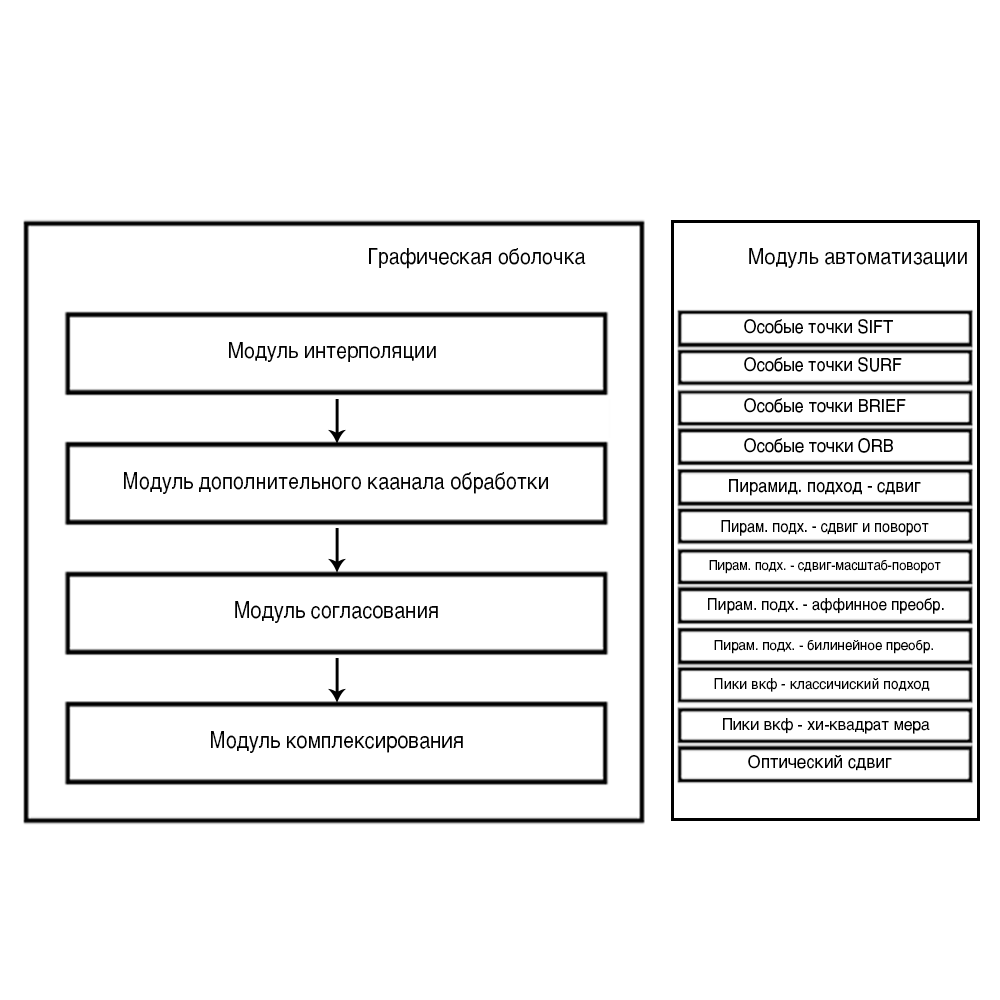
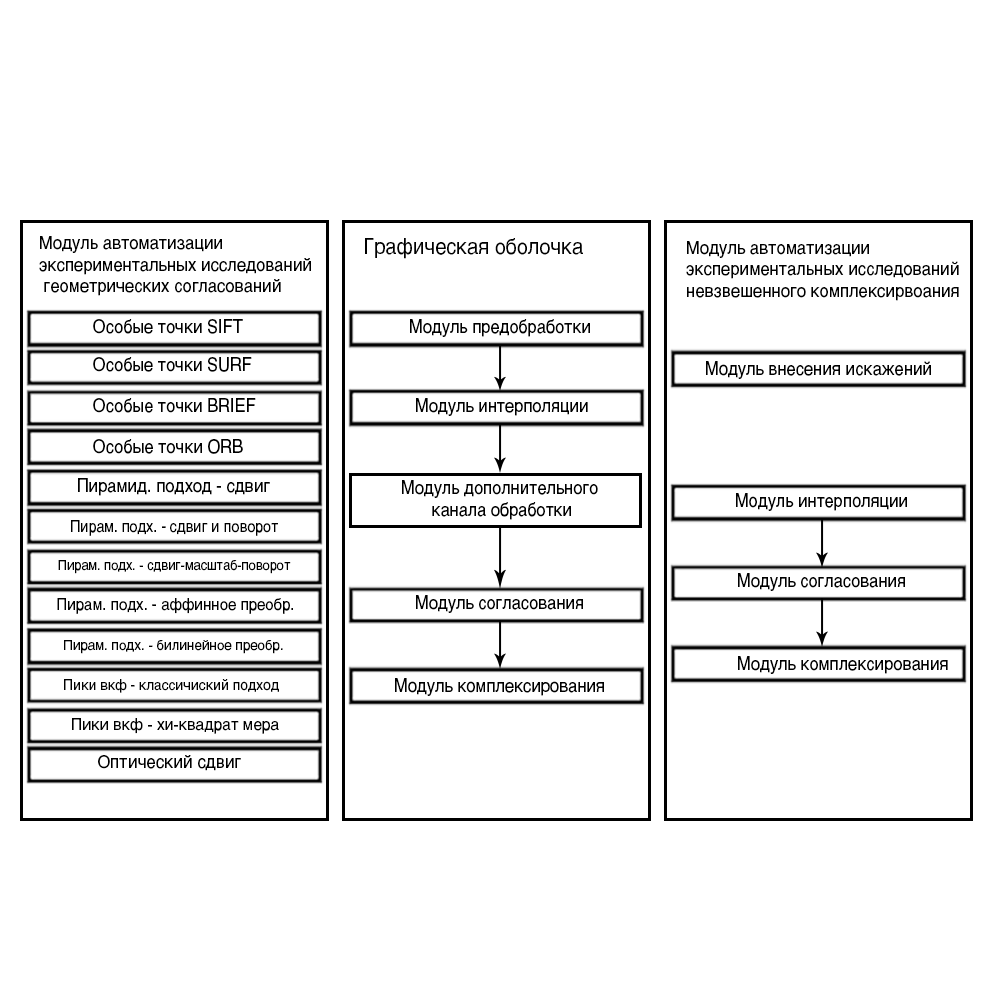
Two versions of the same layered image (w=1000, h=1000). Layer-by-layer changes:
removed group "Group 2" (26 layers) over left=671, top=220, right=980, bottom=821
added group "1" with 26 layers above "2" over left=20, top=220, right=329, bottom=821
moved "Rectangle 2 copy 11" into group "1", painted on it over left=24, top=743, right=974, bottom=784
moved "Rectangle 2 copy 10" into group "1", painted on it over left=24, top=705, right=974, bottom=745
moved "Rectangle 2 copy 9" into group "1", painted on it over left=24, top=665, right=974, bottom=705
moved "Rectangle 2 copy 8" into group "1", painted on it over left=24, top=626, right=974, bottom=667
moved "Rectangle 2 copy 7" into group "1", painted on it over left=24, top=584, right=974, bottom=626
moved "Rectangle 2 copy 6" into group "1", painted on it over left=24, top=546, right=974, bottom=587
moved "Rectangle 2 copy 4" into group "1", painted on it over left=24, top=467, right=974, bottom=509
moved "Rectangle 2 copy 3" (1st of 3, in "1") into group "1", painted on it over left=24, top=426, right=974, bottom=467
moved "Rectangle 2 copy" into group "1", painted on it over left=24, top=348, right=974, bottom=388
moved "Rectangle 2" (1st of 3, in "1") into group "1", painted on it over left=24, top=309, right=974, bottom=350
moved "Rectangle 1" (1st of 3, in "1") into group "1", painted on it over left=20, top=220, right=980, bottom=821
added group "2" with 16 layers above "3" over left=342, top=220, right=651, bottom=821
added layer "Rectangle 1" (2nd of 3, in "2") in group "2" over left=342, top=220, right=651, bottom=821
added group "3" with 12 layers above "Group 1" over left=664, top=220, right=973, bottom=821
added layer "Rectangle 1" (3rd of 3, in "3") in group "3" over left=664, top=220, right=973, bottom=821
hid group "Group 1" (13 layers) over left=20, top=219, right=980, bottom=825
…and 42 more changes (27 added, 14 painted, 1 removed, 14 stack)
